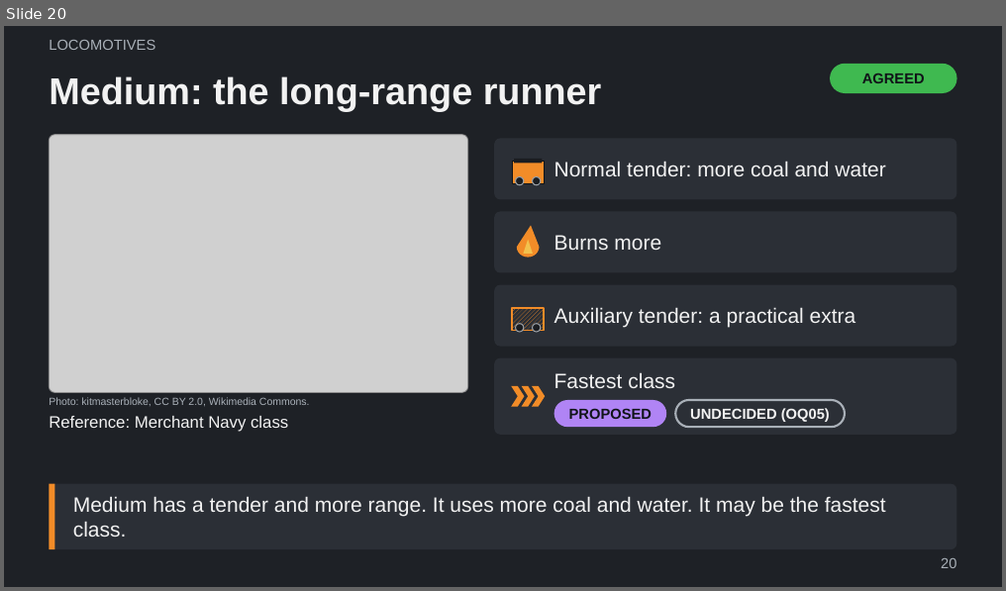
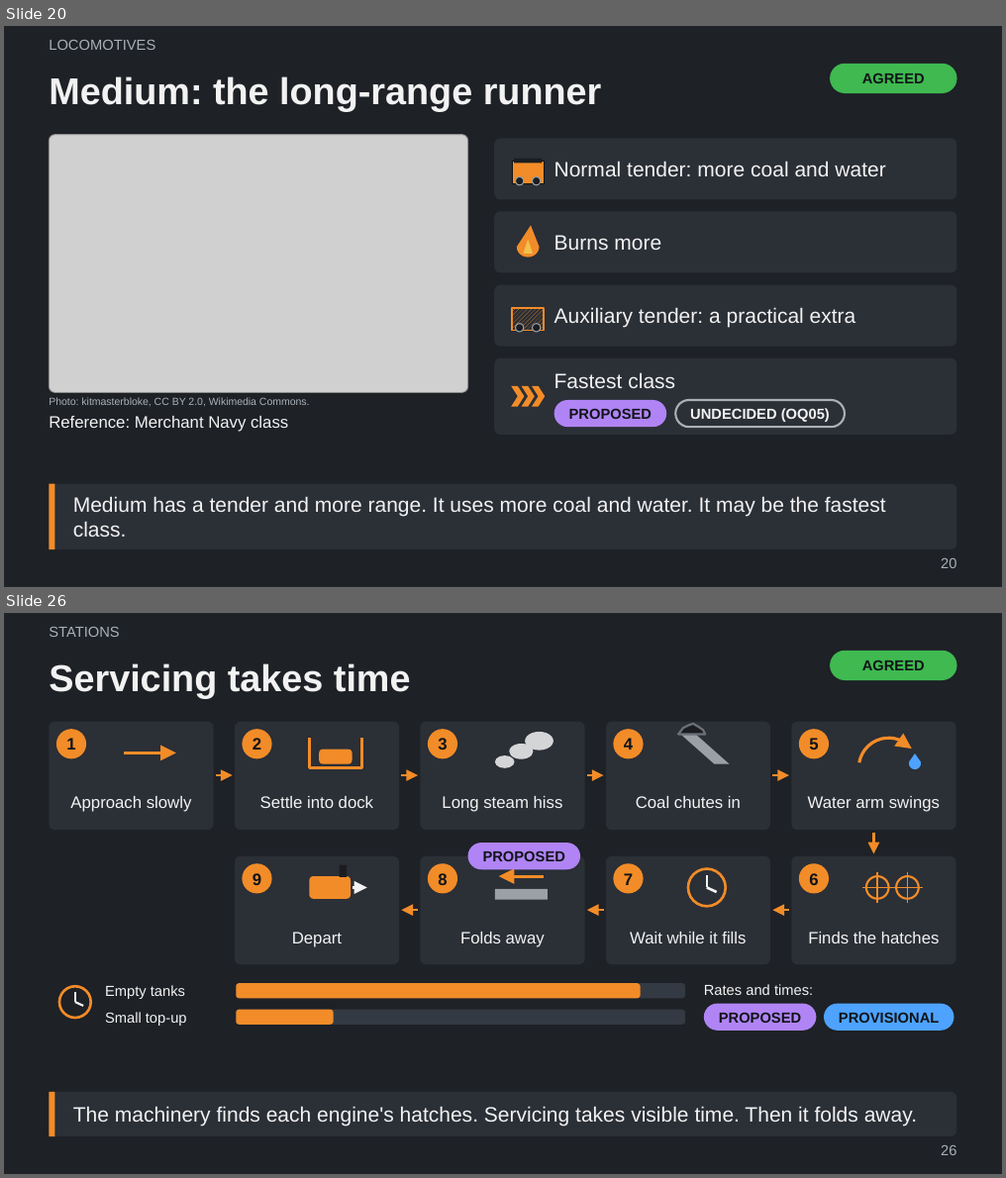
Before and after one commit to Tarenkookoo/Satisfactory---Early-Locomotion, a slide deck: Reporting/Claude Presents/Early_Locomotion_Explained.pptx. Shown one above the other, each under a label of ours: slide 20 before the commit, slides 20 and 26 after it; the slides between them are not shown. The pictures are 1006x591 and 1006x1178 pixels, drawn with LibreOffice and Linux fonts; fonts in the diff are those of the drawing; grey boxes stand for pictures. Boxes give left, top, right and bottom in pixels: in the first picture for what was removed or moved away, otherwise in the second. Text is boxed around its words. In the diff, an @@ line names an element or a change of style, - is before the commit and + after.

```diff
--- a/Reporting/Claude Presents/Early_Locomotion_Explained.pptx
+++ b/Reporting/Claude Presents/Early_Locomotion_Explained.pptx
@@ slide 26 added at [4, 613, 1002, 1174], background #1E2126 @@
@@ text added at [49, 627, 119, 637], 14 pt, text #A9B0B8 @@
+STATIONS
@@ title added at [49, 663, 411, 698], 36 pt, text #F2F2F2, bold @@
+Servicing takes time
@@ rounded rectangle added at [830, 651, 957, 680], fill #3FB950, 14 pt, text #101418, bold @@
+AGREED
@@ group added at [49, 722, 956, 964]: 15 ellipses, 12 rounded rectangles, 11 arrows, 9 texts, 6 lines, 5 freeform shapes, 2 rectangles @@
+1
+Approach slowly
+2
+Settle into dock
+3
+Long steam hiss
+4
+Coal chutes in
+5
+Water arm swings
+6
+Finds the hatches
+7
+Wait while it fills
+8
+Folds away
+PROPOSED
+9
+Depart
@@ text added at [704, 984, 813, 995], 14 pt, text #F2F2F2 @@
+Rates and times:
@@ group added at [59, 983, 685, 1026]: 4 rounded rectangles, 2 lines, 2 texts, 1 ellipse @@
+Empty tanks
+Small top-up
@@ rounded rectangle added at [704, 1004, 816, 1031], fill #B084F5, 14 pt, text #101418, bold @@
+PROPOSED
@@ rounded rectangle added at [824, 1004, 954, 1031], fill #4DA3FF, 14 pt, text #101418, bold @@
+PROVISIONAL
@@ rounded rectangle added at [49, 1092, 957, 1137], fill #2B2F36, 20 pt, text #F2F2F2 @@
+The machinery finds each engine's hatches. Servicing takes visible time. Then it folds away.
@@ rectangle added at [49, 1092, 54, 1137], fill #F28C28 @@
@@ page number added at [941, 1146, 956, 1156], 14 pt, text #A9B0B8 @@
+26
```
Also in this commit, not shown: 1 slide changed, 10 other slides added, 4 other files.
